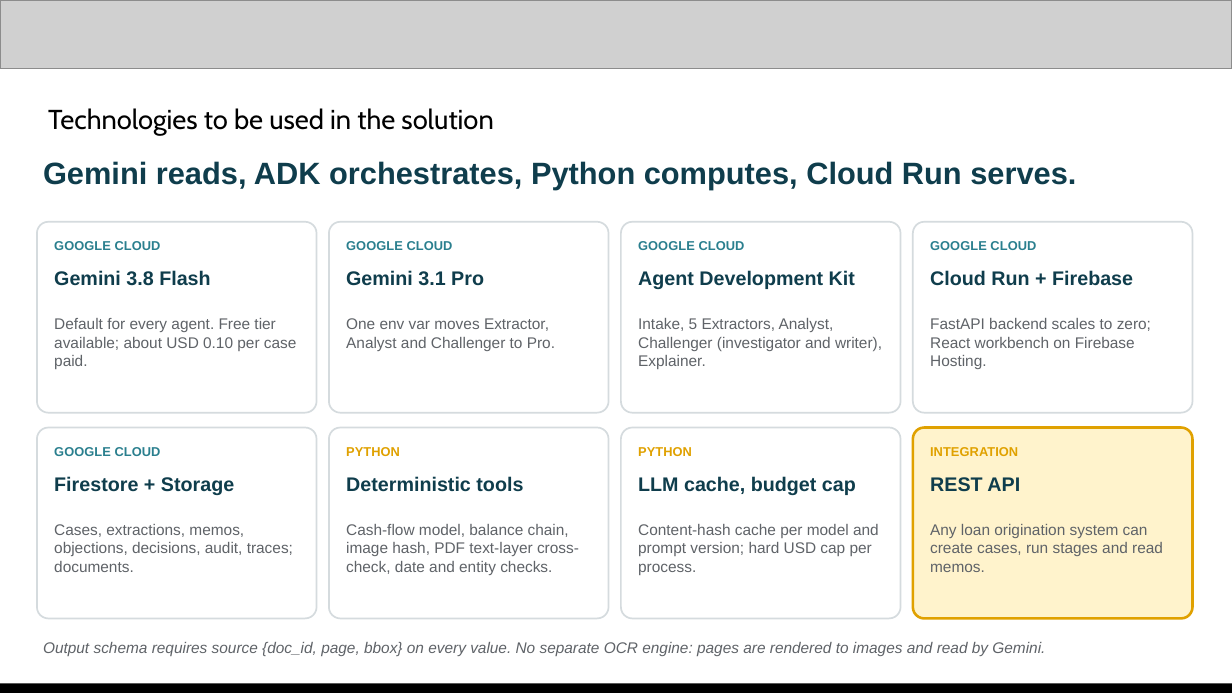
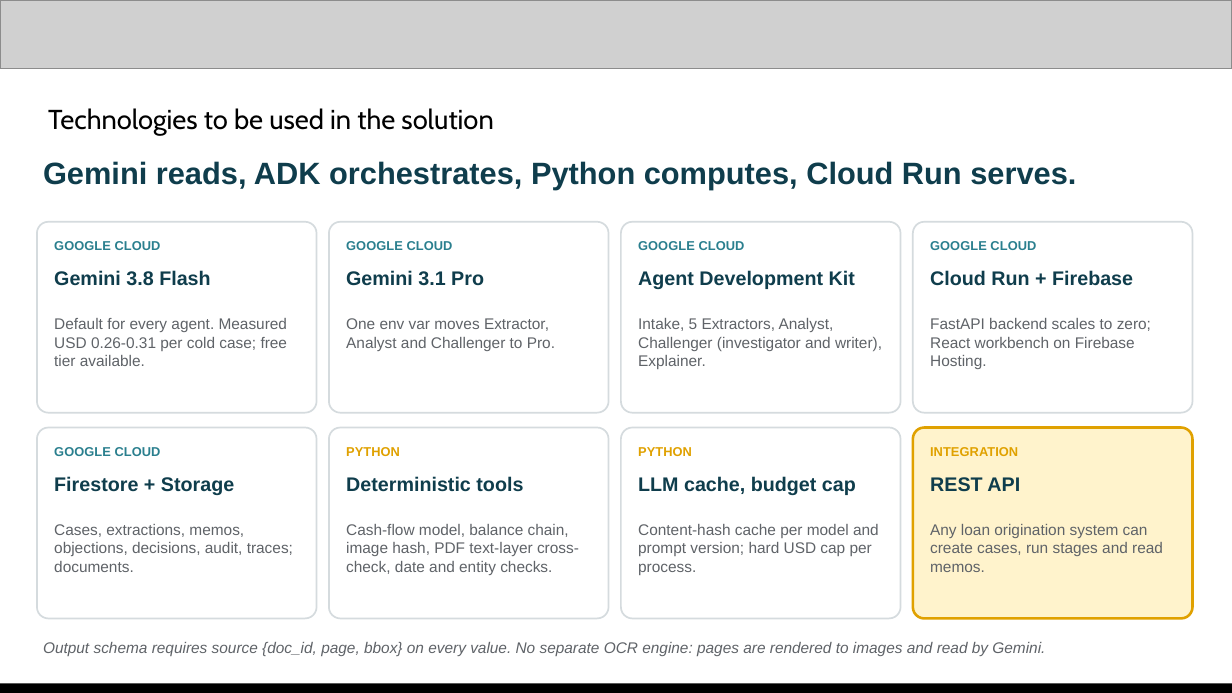
Before and after one commit to changhyeonnam/ghack, a slide deck: slide 9 of presentation/LedgerLens_AI_Builder_Cup_Submission.pptx. Drawn at 1232x693 pixels with LibreOffice and Linux fonts; fonts in the diff are those of the drawing; grey boxes stand for pictures. Boxes give left, top, right and bottom in pixels: in the first picture for what was removed or moved away, otherwise in the second. Text is boxed around its words. In the diff, an @@ line names an element or a change of style, - is before the commit and + after.

```diff
--- a/presentation/LedgerLens_AI_Builder_Cup_Submission.pptx
+++ b/presentation/LedgerLens_AI_Builder_Cup_Submission.pptx
@@ text at (54,318,288,366): text changed @@
-Default for every agent. Free tier available; about USD 0.10 per case paid.
+Default for every agent. Measured USD 0.26-0.31 per cold case; free tier available.
```
Also in this commit, not shown: 3 other slides changed, 6 other files.
